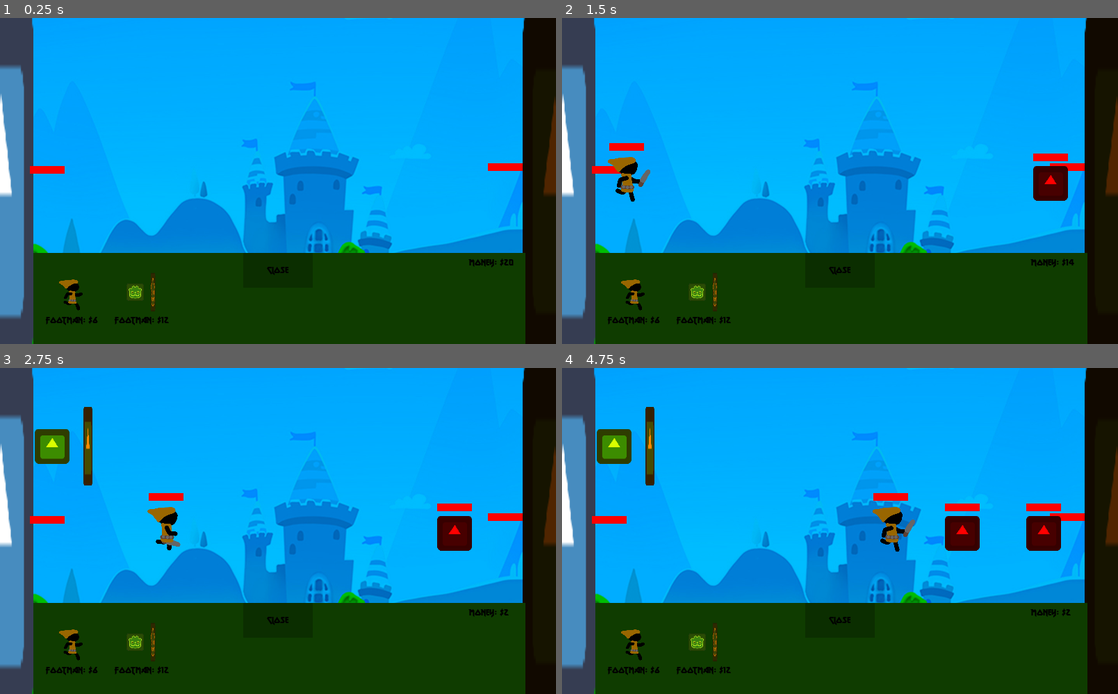
Above: before the commit, frames 1-4 (two rows, left to right).
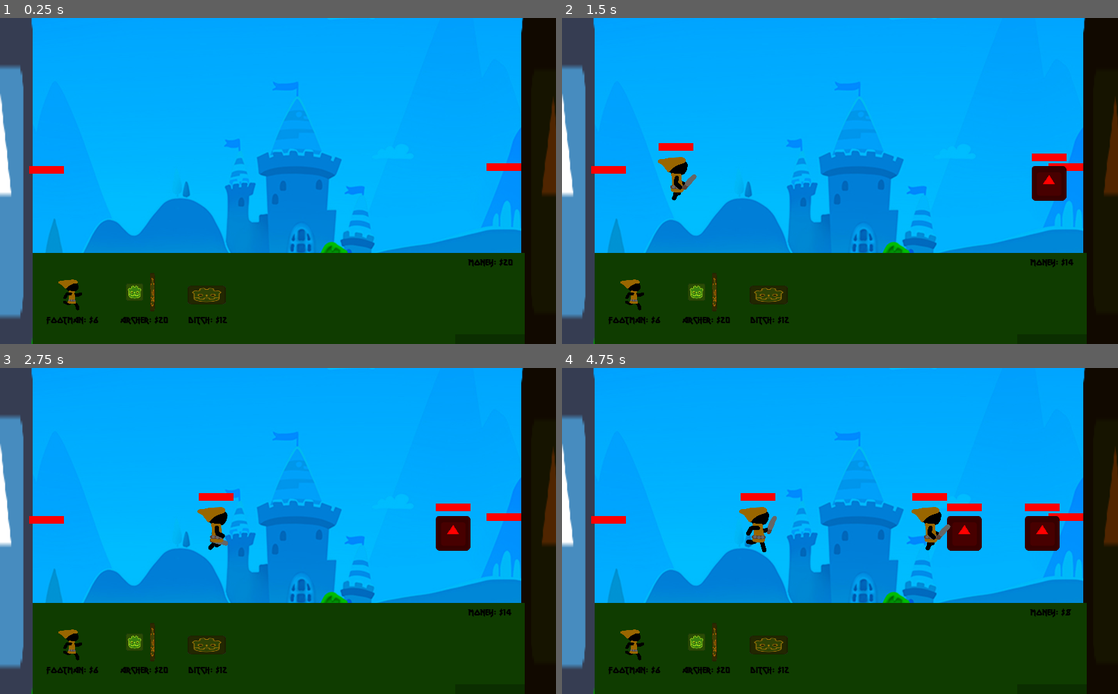
Above: after the commit, the same moments.

Repository: Blackout4344/Castle-Defense
Game: Godot game, scene res://Scenes/Main.tscn
The game is run twice, just before and just after one commit, with the same random seed, the same clock (stepped at 60 frames per second) and the same inputs. The engine's default icon, where the game draws it, is replaced by a stand-in: a white triangle on a blue panel in a dark square.
Inputs:
- Up to frame 1 (0.25 s): no input
- Up to frame 2 (1.5 s): click "Buy Units" at 0.5 s; click "Footman: $6" at 1.25 s
- Up to frame 3 (2.75 s): click "Footman: $12" (after the commit: "Archer: $20") at 2 s
- Up to frame 4 (4.75 s): click "Buy Units" at 2.75 s; click "Footman: $6" at 3.5 s; click "Footman: $12" (after the commit: "Archer: $20") at 4.25 s

The runs differ from the first frame. In frame 1, 8.0% of the frame differs, in the area x 0-100%, y 0-100%; in frame 2, 9.1%; in frame 3, 10%; in frame 4, 11%.

Commit message:
Ditch
Added Ditch which one-shots a 2 boys and but also destorys itself

Diff:
--- /dev/null
+++ b/CastleDefense/Scenes/Ditch.tscn
@@ -0,0 +1,32 @@
+[gd_scene load_steps=5 format=2]
+
+[ext_resource path="res://icon.png" type="Texture" id=1]
+[ext_resource path="res://Scripts/Ditch.gd" type="Script" id=2]
+
+[sub_resource type="RectangleShape2D" id=1]
+extents = Vector2( 32, 16 )
+
+[sub_resource type="RectangleShape2D" id=2]
+extents = Vector2( 40, 32 )
+
+[node name="Ditch" type="StaticBody2D"]
+collision_mask = 2
+script = ExtResource( 2 )
+trap_hold = 2
+
+[node name="Sprite" type="Sprite" parent="."]
+self_modulate = Color( 0.717647, 0.521569, 0, 1 )
+position = Vector2( 0, 16 )
+scale = Vector2( 1, 0.5 )
+texture = ExtResource( 1 )
+
+[node name="Collision" type="CollisionShape2D" parent="."]
+position = Vector2( 0, 16 )
+shape = SubResource( 1 )
+
+[node name="Trap" type="Area2D" parent="."]
+
+[node name="Collision" type="CollisionShape2D" parent="Trap"]
+shape = SubResource( 2 )
+
+[connection signal="body_entered" from="Trap" to="." method="_on_Trap_body_entered"]
--- a/CastleDefense/Scenes/EnemyBase.tscn
+++ b/CastleDefense/Scenes/EnemyBase.tscn
@@ -24,12 +24,12 @@
 z_index = -1
 texture = ExtResource( 1 )
 
+[node name="Collision" type="CollisionShape2D" parent="."]
+position = Vector2( -3, 0 )
+shape = SubResource( 1 )
+
 [node name="SpawnCooldown" type="Timer" parent="."]
 autostart = true
-
-[node name="CollisionShape2D" type="CollisionShape2D" parent="."]
-position = Vector2( -3, 0 )
-shape = SubResource( 1 )
 
 [node name="HealthBar" type="ProgressBar" parent="."]
 margin_left = -122.0
--- a/CastleDefense/Scenes/Footman.tscn
+++ b/CastleDefense/Scenes/Footman.tscn
@@ -169,7 +169,7 @@
 scale = Vector2( 0.222917, 0.222917 )
 frames = SubResource( 2 )
 animation = "run"
-frame = 48
+frame = 31
 playing = true
 
 [node name="Collision" type="CollisionShape2D" parent="."]
--- a/CastleDefense/Scenes/Main.tscn
+++ b/CastleDefense/Scenes/Main.tscn
@@ -14,15 +14,16 @@
 self_modulate = Color( 0, 0.741176, 1, 1 )
 anchor_right = 1.0
 anchor_bottom = 1.0
+margin_left = -179.0
 margin_top = -30.0
-margin_right = 1073.0
+margin_right = 1188.0
 margin_bottom = 612.0
 texture = ExtResource( 2 )
 expand = true
 stretch_mode = 7
 
 [node name="EnemyBase" parent="." instance=ExtResource( 3 )]
-position = Vector2( 1020, 304 )
+position = Vector2( 1017, 304 )
 
 [node name="PlayerBase" parent="." instance=ExtResource( 1 )]
-position = Vector2( 0, 304 )
+position = Vector2( -1, 304 )
--- a/CastleDefense/Scenes/PlayerBase.tscn
+++ b/CastleDefense/Scenes/PlayerBase.tscn
@@ -1,10 +1,14 @@
-[gd_scene load_steps=17 format=2]
+[gd_scene load_steps=19 format=2]
 
 [ext_resource path="res://icon.png" type="Texture" id=1]
 [ext_resource path="res://Sprites/RunningFootman/RECOVER_Untitled-1_20221114239360001.png" type="Texture" id=2]
 [ext_resource path="res://Fonts/metal lord.otf" type="DynamicFontData" id=3]
 [ext_resource path="res://Sprites/imageedit_1_9222889343.png" type="Texture" id=4]
 [ext_resource path="res://Scripts/PlayerBase.gd" type="Script" id=5]
+[ext_resource path="res://Sprites/imageedit_2_5852255224.png" type="Texture" id=6]
+
+[sub_resource type="RectangleShape2D" id=11]
+extents = Vector2( 56.5, 342.5 )
 
 [sub_resource type="DynamicFontData" id=7]
 font_path = "res://Fonts/metal lord.otf"
@@ -27,6 +31,9 @@
 [sub_resource type="DynamicFont" id=3]
 font_data = ExtResource( 3 )
 
+[sub_resource type="DynamicFont" id=12]
+font_data = ExtResource( 3 )
+
 [sub_resource type="DynamicFont" id=4]
 font_data = ExtResource( 3 )
 
@@ -35,9 +42,6 @@
 
 [sub_resource type="StyleBoxFlat" id=10]
 bg_color = Color( 0, 0, 0, 1 )
-
-[sub_resource type="RectangleShape2D" id=11]
-extents = Vector2( 56.5, 342.5 )
 
 [node name="PlayerBase" type="StaticBody2D"]
 position = Vector2( 1, 0 )
@@ -49,11 +53,18 @@
 scale = Vector2( 1.875, 10.6875 )
 texture = ExtResource( 1 )
 
+[node name="Collision" type="CollisionShape2D" parent="."]
+position = Vector2( -1, 1 )
+shape = SubResource( 11 )
+
 [node name="FootmanLocation" type="Position2D" parent="."]
-position = Vector2( 95, 0 )
+position = Vector2( 188, 0 )
 
 [node name="ArcherLocation" type="Position2D" parent="."]
 position = Vector2( 95, -160 )
+
+[node name="DitchLocation" type="Position2D" parent="."]
+position = Vector2( 118, 0 )
 
 [node name="ShowUnitsShop" type="Button" parent="."]
 margin_left = 447.0
@@ -79,9 +90,10 @@
 custom_styles/panel = SubResource( 1 )
 
 [node name="HideUnitsShop" type="Button" parent="Units"]
-margin_left = 387.0
-margin_right = 515.0
-margin_bottom = 64.0
+margin_left = 779.0
+margin_top = 150.0
+margin_right = 907.0
+margin_bottom = 214.0
 focus_mode = 0
 custom_colors/font_color = Color( 0, 0, 0, 1 )
 custom_colors/font_color_hover = Color( 0, 0, 0, 1 )
@@ -107,8 +119,9 @@
 stretch_mode = 6
 
 [node name="PriceTag" type="Label" parent="Units/Footman"]
+margin_left = -16.0
 margin_top = 80.0
-margin_right = 112.0
+margin_right = 131.0
 margin_bottom = 104.0
 custom_colors/font_color = Color( 0, 0, 0, 1 )
 custom_fonts/font = SubResource( 2 )
@@ -130,12 +143,37 @@
 stretch_mode = 5
 
 [node name="PriceTag" type="Label" parent="Units/Archer"]
+margin_left = -16.0
 margin_top = 80.0
-margin_right = 112.0
+margin_right = 137.0
 margin_bottom = 104.0
 custom_colors/font_color = Color( 0, 0, 0, 1 )
 custom_fonts/font = SubResource( 3 )
-text = "Footman: $12"
+text = "Archer: $20"
+align = 1
+valign = 1
+
+[node name="Ditch" type="TextureButton" parent="Units"]
+margin_left = 281.0
+margin_top = 42.0
+margin_right = 364.0
+margin_bottom = 114.0
+focus_mode = 0
+enabled_focus_mode = 0
+texture_normal = ExtResource( 6 )
+texture_pressed = ExtResource( 6 )
+texture_hover = ExtResource( 6 )
+expand = true
+stretch_mode = 5
+
+[node name="PriceTag" type="Label" parent="Units/Ditch"]
+margin_left = -14.0
+margin_top = 70.0
+margin_right = 98.0
+margin_bottom = 94.0
+custom_colors/font_color = Color( 0, 0, 0, 1 )
+custom_fonts/font = SubResource( 12 )
+text = "Ditch: $12"
 align = 1
 valign = 1
 
@@ -157,11 +195,8 @@
 custom_styles/bg = SubResource( 10 )
 percent_visible = false
 
-[node name="CollisionShape2D" type="CollisionShape2D" parent="."]
-position = Vector2( -1, 1 )
-shape = SubResource( 11 )
-
 [connection signal="pressed" from="ShowUnitsShop" to="." method="_on_ShowUnitsShop_pressed"]
 [connection signal="pressed" from="Units/HideUnitsShop" to="." method="_on_HideUnitsShop_pressed"]
 [connection signal="pressed" from="Units/Footman" to="." method="_on_Footman_pressed"]
 [connection signal="pressed" from="Units/Archer" to="." method="_on_Archer_pressed"]
+[connection signal="pressed" from="Units/Ditch" to="." method="_on_Ditch_pressed"]
--- a/CastleDefense/Scripts/Archer.gd
+++ b/CastleDefense/Scripts/Archer.gd
@@ -7,18 +7,18 @@
 var target : PhysicsBody2D = null;
 
 func _physics_process(delta):
-	var enemy_x : int = 10000000;
-	for i in $AttackRange.get_overlapping_bodies():
-		if (i.filename != "res://Scenes/Enemy.tscn"):
-			continue;
-		if (i.global_position.x <= enemy_x):
-			enemy_x = i.global_position.x;
-			target = i;
+    var enemy_x : int = 10000000;
+    for i in $AttackRange.get_overlapping_bodies():
+        if (i.filename != "res://Scenes/Enemy.tscn"):
+            continue;
+        if (i.global_position.x <= enemy_x):
+            enemy_x = i.global_position.x;
+            target = i;
 
 func _on_AttackCooldown_timeout():
-	if (weakref(target).get_ref()):
-		look_at(target.global_position);
-		var new_arrow : KinematicBody2D = ArrowScene.instance();
-		get_parent().add_child(new_arrow);
-		new_arrow.global_position = $Sprite/Bow.global_position;
-		new_arrow.shoot(target.global_position);
+    if (weakref(target).get_ref()):
+        look_at(target.global_position);
+        var new_arrow : KinematicBody2D = ArrowScene.instance();
+        get_parent().add_child(new_arrow);
+        new_arrow.global_position = $Sprite/Bow.global_position;
+        new_arrow.shoot(target.global_position);
--- a/CastleDefense/Scripts/Arrow.gd
+++ b/CastleDefense/Scripts/Arrow.gd
@@ -6,14 +6,14 @@
 var vel : Vector2;
 
 func _physics_process(delta):
-	vel = move_and_slide(vel, Vector2.UP);
+    vel = move_and_slide(vel, Vector2.UP);
 
 func shoot(target : Vector2):
-	look_at(target);
-	vel = global_position.direction_to(target);
-	vel = vel.normalized() * speed;
+    look_at(target);
+    vel = global_position.direction_to(target);
+    vel = vel.normalized() * speed;
 
 func _on_BodyCollisions_body_entered(body : PhysicsBody2D):
-	if (body.filename == "res://Scenes/Enemy.tscn" or body.filename == "res://Scenes/EnemyBase.tscn"):
-		body.health -= damage;
-		queue_free();
+    if (body.filename == "res://Scenes/Enemy.tscn" or body.filename == "res://Scenes/EnemyBase.tscn"):
+        body.health -= damage;
+        queue_free();
--- /dev/null
+++ b/CastleDefense/Scripts/Ditch.gd
@@ -0,0 +1,12 @@
+extends StaticBody2D
+
+export var trap_hold : int;
+
+func _process(delta):
+    if (trap_hold <= 0):
+        queue_free();
+
+func _on_Trap_body_entered(body : PhysicsBody2D):
+    if (body.filename == "res://Scenes/Enemy.tscn"):
+        body.health = 0;
+        trap_hold -= 1;
--- a/CastleDefense/Scripts/Enemy.gd
+++ b/CastleDefense/Scripts/Enemy.gd
@@ -8,22 +8,22 @@
 var target : PhysicsBody2D = null;
 
 func _ready():
-	$HealthBar.max_value = health;
+    $HealthBar.max_value = health;
 
 func _physics_process(delta):
-	if (health <= 0):
-		Global.money += 2;
-		queue_free();
-	$HealthBar.value = health;
-	move_and_slide(vel, Vector2.UP);
-	var player_x : int = -10000000;
-	for i in $BodyCollisions.get_overlapping_bodies():
-		if (i.filename != "res://Scenes/Footman.tscn" && i.filename != "res://Scenes/PlayerBase.tscn"):
-			continue;
-		if (i.global_position.x >= player_x):
-			player_x = i.global_position.x;
-			target = i;
+    if (health <= 0):
+        Global.money += 2;
+        queue_free();
+    $HealthBar.value = health;
+    move_and_slide(vel, Vector2.UP);
+    var player_x : int = -10000000;
+    for i in $BodyCollisions.get_overlapping_bodies():
+        if (i.filename != "res://Scenes/Footman.tscn" && i.filename != "res://Scenes/PlayerBase.tscn"):
+            continue;
+        if (i.global_position.x >= player_x):
+            player_x = i.global_position.x;
+            target = i;
 
 func _on_AttackCooldown_timeout():
-	if (weakref(target).get_ref()):
-		target.health -= damage;
+    if (weakref(target).get_ref()):
+        target.health -= damage;
--- a/CastleDefense/Scripts/EnemyBase.gd
+++ b/CastleDefense/Scripts/EnemyBase.gd
@@ -7,16 +7,16 @@
 var EnemyScene : PackedScene = preload("res://Scenes/Enemy.tscn");
 
 func _ready():
-	$SpawnCooldown.wait_time = spawn_rate;
-	$HealthBar.max_value = health;
+    $SpawnCooldown.wait_time = spawn_rate;
+    $HealthBar.max_value = health;
 func _process(delta):
-	if (health <= 0):
-		queue_free();
-	$HealthBar.value = health;
+    if (health <= 0):
+        queue_free();
+    $HealthBar.value = health;
 
 func _on_SpawnCooldown_timeout():
-	var new_enemy : KinematicBody2D = EnemyScene.instance();
-	new_enemy.position = $EnemyLocation.position;
-	add_child(new_enemy);
-	spawn_rate *= 0.999;
-	$SpawnCooldown.wait_time = spawn_rate;
+    var new_enemy : KinematicBody2D = EnemyScene.instance();
+    new_enemy.position = $EnemyLocation.position;
+    add_child(new_enemy);
+    spawn_rate *= 0.999;
+    $SpawnCooldown.wait_time = spawn_rate;
--- a/CastleDefense/Scripts/Footman.gd
+++ b/CastleDefense/Scripts/Footman.gd
@@ -8,29 +8,29 @@
 var target : PhysicsBody2D = null;
 
 func _ready():
-	$HealthBar.max_value = health;
+    $HealthBar.max_value = health;
 
 func _physics_process(delta):
-	if (health <= 0):
-		queue_free();
-	$HealthBar.value = health;
-	move_and_slide(vel, Vector2.UP);
-	var enemy_x : int = 10000000;
-	for i in $BodyCollisions.get_overlapping_bodies():
-		if (i.filename != "res://Scenes/Enemy.tscn" && i.filename != "res://Scenes/EnemyBase.tscn"):
-			continue;
-		if (i.global_position.x <= enemy_x):
-			enemy_x = i.global_position.x;
-			target = i;
+    if (health <= 0):
+        queue_free();
+    $HealthBar.value = health;
+    move_and_slide(vel, Vector2.UP);
+    var enemy_x : int = 10000000;
+    for i in $BodyCollisions.get_overlapping_bodies():
+        if (i.filename != "res://Scenes/Enemy.tscn" && i.filename != "res://Scenes/EnemyBase.tscn"):
+            continue;
+        if (i.global_position.x <= enemy_x):
+            enemy_x = i.global_position.x;
+            target = i;
 
 func _on_AttackCooldown_timeout():
-	if (weakref(target).get_ref()):
-		look_at(target.global_position);
-		target.health -= damage;
+    if (weakref(target).get_ref()):
+        look_at(target.global_position);
+        target.health -= damage;
 
 func _on_AnimatedSprite_animation_finished():
-	if (weakref(target).get_ref()):
-		if ($BodyCollisions.overlaps_body(target)):
-			$AnimatedSprite.play("attack");
-	else:
-		$AnimatedSprite.play("run");
+    if (weakref(target).get_ref()):
+        if ($BodyCollisions.overlaps_body(target)):
+            $AnimatedSprite.play("attack");
+    else:
+        $AnimatedSprite.play("run");
--- a/CastleDefense/Scripts/PlayerBase.gd
+++ b/CastleDefense/Scripts/PlayerBase.gd
@@ -5,35 +5,42 @@
 
 var FootmanScene : PackedScene = preload("res://Scenes/Footman.tscn");
 var ArcherScene : PackedScene = preload("res://Scenes/Archer.tscn");
+var DitchScene : PackedScene = preload("res://Scenes/Ditch.tscn");
 
 func _process(delta):
-	$Units/Money.text = "Money: $" + str(Global.money)
-	if (health <= 0):
-		queue_free();
-	$HealthBar.value = health;
+    $Units/Money.text = "Money: $" + str(Global.money)
+    if (health <= 0):
+        queue_free();
+    $HealthBar.value = health;
 
 func _ready():
-	$HealthBar.max_value = health;
+    $HealthBar.max_value = health;
+
+func _on_ShowUnitsShop_pressed():
+    $ShowUnitsShop.visible = false;
+    $Units.visible = true;
+
+func _on_HideUnitsShop_pressed():
+    $Units.visible = false;
+    $ShowUnitsShop.visible = true;
 
 func _on_Footman_pressed():
-	if (Global.money >= 6):
-		Global.money -= 6;
-		var new_footman : KinematicBody2D = FootmanScene.instance();
-		new_footman.position = $FootmanLocation.position;
-		add_child(new_footman);
+    if (Global.money >= 6):
+        Global.money -= 6;
+        var new_footman : KinematicBody2D = FootmanScene.instance();
+        new_footman.position = $FootmanLocation.position;
+        add_child(new_footman);
 
 func _on_Archer_pressed():
-	if (Global.money >= 12):
-		Global.money -= 12;
-		var new_archer : KinematicBody2D = ArcherScene.instance();
-		new_archer.position = $ArcherLocation.position;
-		add_child(new_archer);
+    if (Global.money >= 20):
+        Global.money -= 20;
+        var new_archer : KinematicBody2D = ArcherScene.instance();
+        new_archer.position = $ArcherLocation.position;
+        add_child(new_archer);
 
-
-func _on_ShowUnitsShop_pressed():
-	$ShowUnitsShop.visible = false;
-	$Units.visible = true;
-
-func _on_HideUnitsShop_pressed():
-	$Units.visible = false;
-	$ShowUnitsShop.visible = true;
+func _on_Ditch_pressed():
+    if (Global.money >= 12):
+        Global.money -= 12;
+        var new_ditch : StaticBody2D = DitchScene.instance();
+        new_ditch.position = $DitchLocation.position;
+        add_child(new_ditch);
Binary file added: CastleDefense/Sprites/imageedit_2_5852255224.png
Not shown, added: CastleDefense/Sprites/imageedit_2_5852255224.png.import
